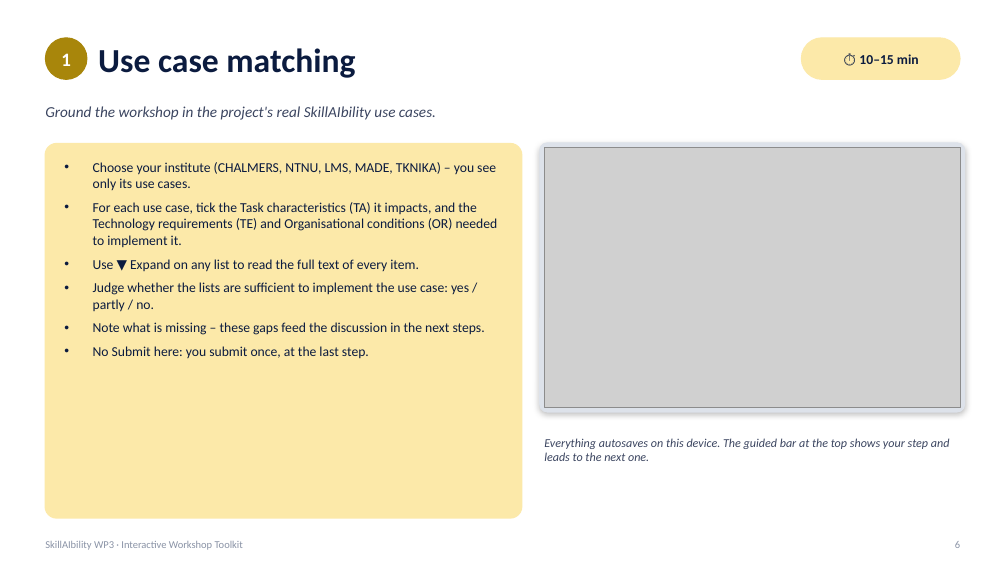
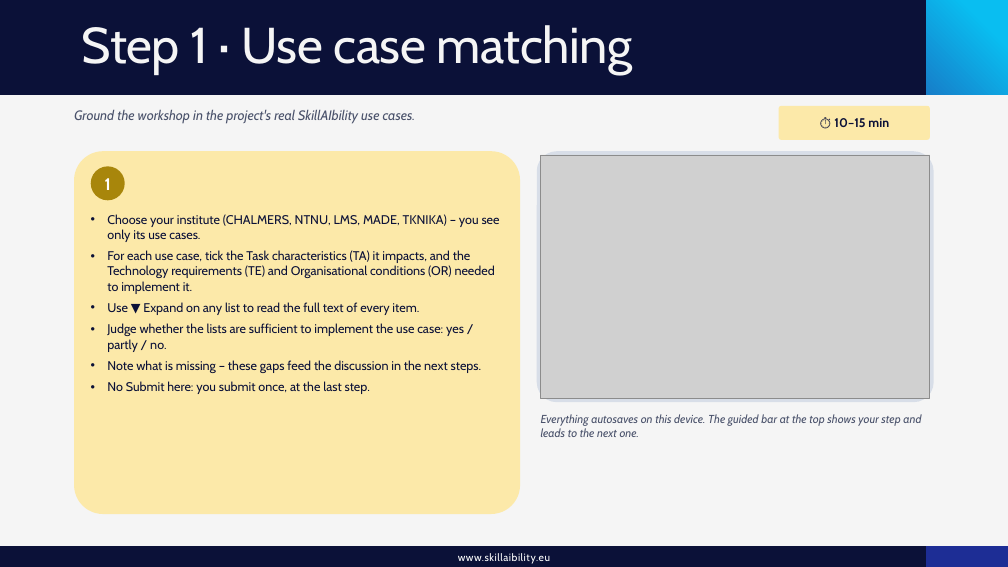
Before and after one commit to DiamondCao1996/SkillAIbility-WP3, a slide deck: slide 6 of docs/SkillAIbility_WP3_Workshop_Procedure.pptx. Drawn at 1008x567 pixels with LibreOffice and Linux fonts; fonts in the diff are those of the drawing; grey boxes stand for pictures; background and template pictures are left out. Boxes give left, top, right and bottom in pixels: in the first picture for what was removed or moved away, otherwise in the second. Text is boxed around its words. In the diff, an @@ line names an element or a change of style, - is before the commit and + after.

```diff
--- a/docs/SkillAIbility_WP3_Workshop_Procedure.pptx
+++ b/docs/SkillAIbility_WP3_Workshop_Procedure.pptx
@@ background #FFFFFF to #F5F5F5 @@
@@ rectangle added at [0,0,1008,95], fill #0B1138 @@
@@ title at [82,25,633,74]: text changed; size 32 to 48 pt; font Calibri to Cabin; text colour #0B1B3F to #F5F5F5; bold off @@
-Use case matching
+Step 1 · Use case matching
@@ rectangle added at [926,0,1008,567], fill gradient #1D2D95 to #177BC7 to #09BEF1 @@
@@ ellipse removed at [45,38,87,79] @@
@@ rounded rectangle removed at [802,38,960,79] @@
@@ rectangle added at [0,95,1008,546], fill #F5F5F5, 18 pt, text #FFFFFF @@
+`
@@ text "Ground the workshop in the ...": place and size @@
-text "Ground the workshop in the ..." at [45,106,436,120]
+text "Ground the workshop in the ..." at [74,109,416,124]
@@ text "Ground the workshop in the ..." at [74,109,416,124]: size 14.5 to 13 pt, font Calibri to Cabin, text colour #3B4560 to #4A526B; more space between paragraphs; vertical alignment middle to top @@
@@ rounded rectangle "⏱ 10–15 min": place and size @@
-rounded rectangle "⏱ 10–15 min" at [859,54,919,64]
+rounded rectangle "⏱ 10–15 min" at [779,106,930,140]
@@ rounded rectangle "⏱ 10–15 min" at [779,106,930,140]: size 13 to 12 pt, font Calibri to Cabin, text colour #0B1B3F to #0B1138; fill none to #FCE9A9 @@
@@ rounded rectangle: place and size @@
-rounded rectangle at [45,144,522,518]
+rounded rectangle at [74,151,520,514]
@@ rounded rectangle at [74,151,520,514]: outline #FCE9A9 1.5 pt to none; proportions changed @@
@@ ellipse "1": place and size @@
-ellipse "1" at [61,53,71,66]
+ellipse "1" at [91,166,125,200]
@@ ellipse "1" at [91,166,125,200]: size 18 to 16 pt, font Calibri to Cabin; fill none to #A8860B @@
@@ rounded rectangle: place and size @@
-rounded rectangle at [540,143,965,412]
+rounded rectangle at [537,151,934,402]
@@ rounded rectangle at [537,151,934,402]: fill #DDE2EA to #D8DEE8; outline #DDE2EA 1 pt to none; shadow off; proportions changed @@
@@ picture: place and size @@
-picture at [544,147,960,408]
+picture at [541,155,930,399]
@@ text "Choose your institute (CHALMERS, NTNU, ...": place and size @@
-text "Choose your institute (CHALMERS, NTNU, ..." at [93,162,498,358]
+text "Choose your institute (CHALMERS, NTNU, ..." at [107,214,500,394]
@@ text "Choose your institute (CHALMERS, NTNU, ..." at [107,214,500,394]: size 13 to 12 pt, font Calibri to Cabin, text colour #0B1B3F to #0B1138; indent changed; less space between paragraphs @@
@@ text "Everything autosaves on this device. ...": place and size @@
-text "Everything autosaves on this device. ..." at [544,438,950,461]
+text "Everything autosaves on this device. ..." at [541,414,921,437]
@@ text "Everything autosaves on this device. ..." at [541,414,921,437]: size 11.5 to 11 pt, font Calibri to Cabin, text colour #3B4560 to #4A526B; more space between paragraphs; vertical alignment middle to top @@
@@ rectangle added at [0,546,1008,567], fill #0B1138, 10 pt, text #FFFFFF @@
+www.skillaibility.eu
@@ text removed at [45,541,243,550] @@
-SkillAIbility WP3 · Interactive Workshop Toolkit
@@ text removed at [955,541,960,548] @@
-6
```
Also in this commit, not shown: 11 other slides changed, 1 slide added.
